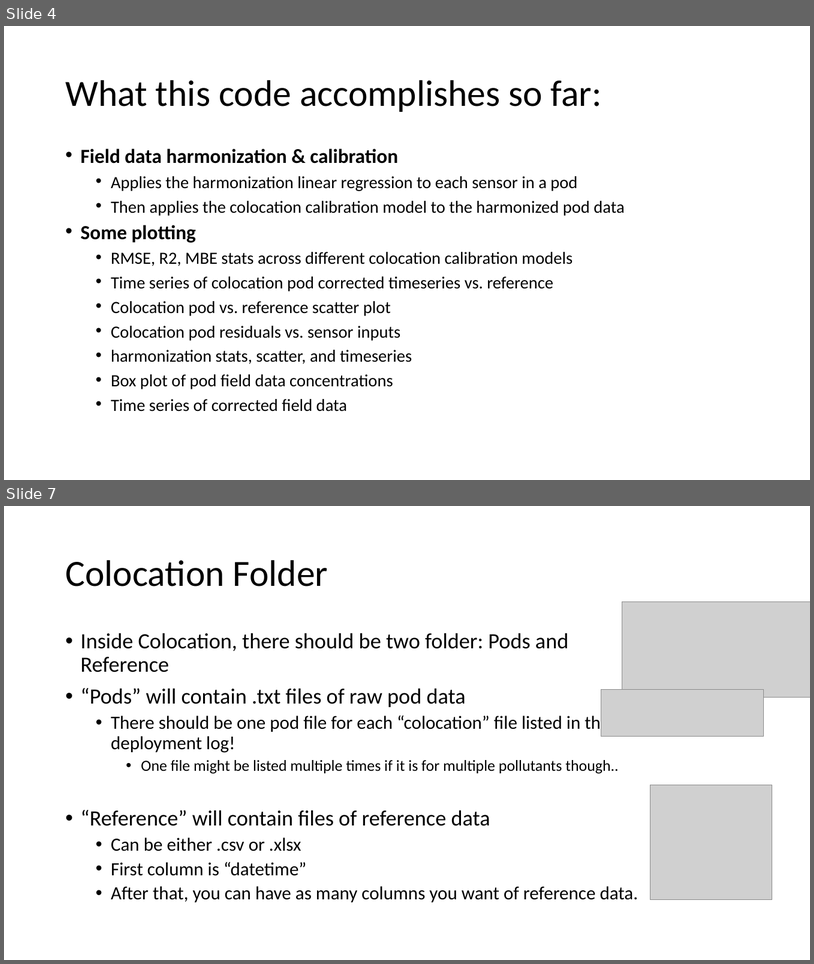
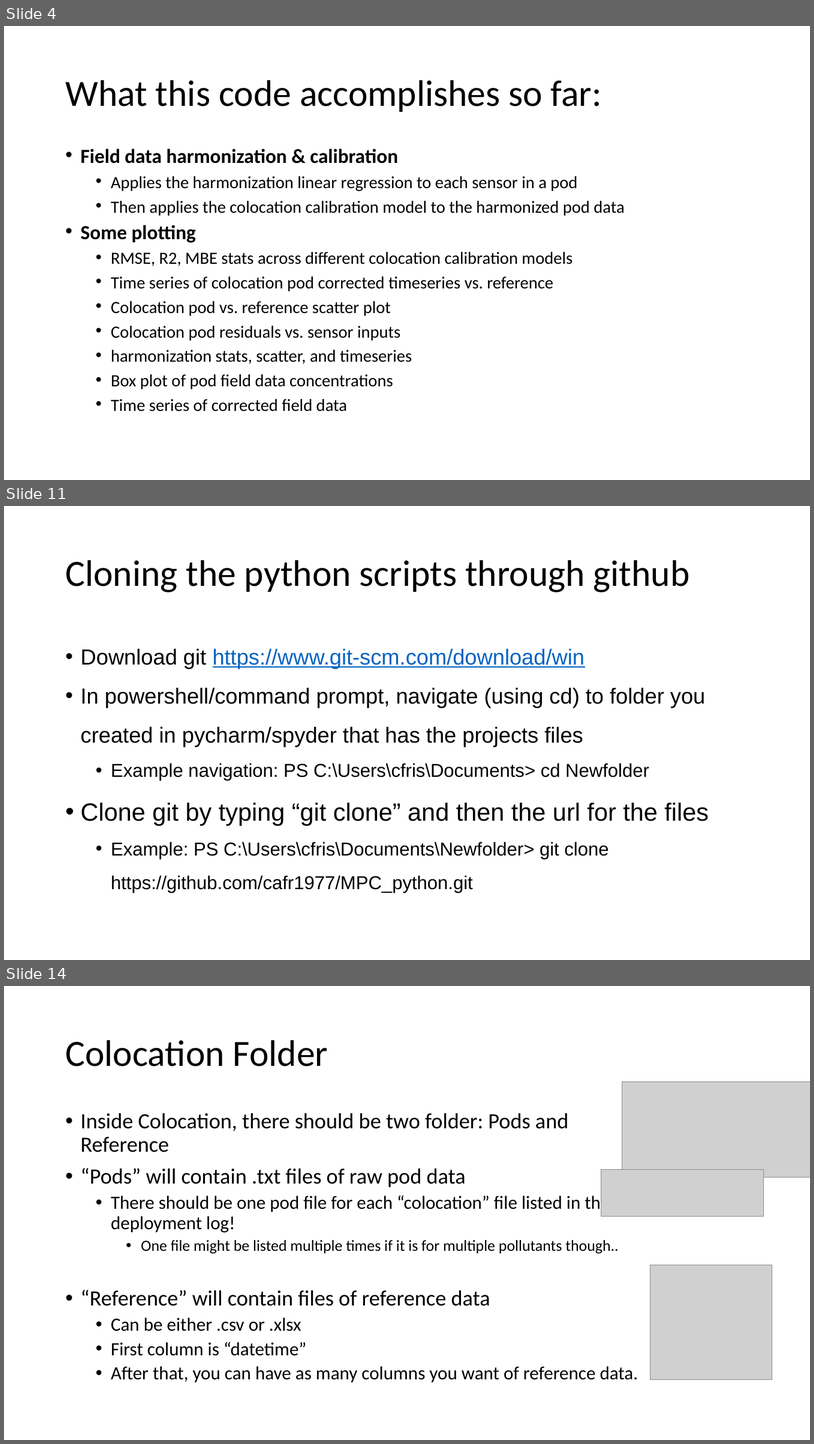
Before and after one commit to cafr1977/MPC_python, a slide deck: Python MPC.pptx. Shown one above the other, each under a label of ours: slides 4 and 7 before the commit, slides 4, 11 and 14 after it; the slides between them are not shown. The pictures are 814x964 and 814x1444 pixels, drawn with LibreOffice and Linux fonts; fonts in the diff are those of the drawing; grey boxes stand for pictures. Boxes give left, top, right and bottom in pixels: in the first picture for what was removed or moved away, otherwise in the second. Text is boxed around its words. In the diff, an @@ line names an element or a change of style, - is before the commit and + after.

```diff
--- a/Python MPC.pptx
+++ b/Python MPC.pptx
@@ slide 11 added at <box>4,506,810,960</box>, background #FFFFFF @@
@@ title added at <box>65,560,690,592</box>, 44 pt, text #000000 @@
+Cloning the python scripts through github
@@ text added at <box>81,648,709,892</box>, 22.2 pt, text #000000 @@
+• Download git https://www.git-scm.com/download/win
+• In powershell/command prompt, navigate (using cd) to folder you created in pycharm/spyder that has the projects files
+  • Example navigation: PS C:\Users\cfris\Documents> cd Newfolder
+• Clone git by typing “git clone” and then the url for the files
+  • Example: PS C:\Users\cfris\Documents\Newfolder> git clone https://github.com/cafr1977/MPC_python.git
@@ what was slide 7 is now slide 14 @@
```
Also in this commit, not shown: 8 slides changed, 6 other slides added, 3 other files.
